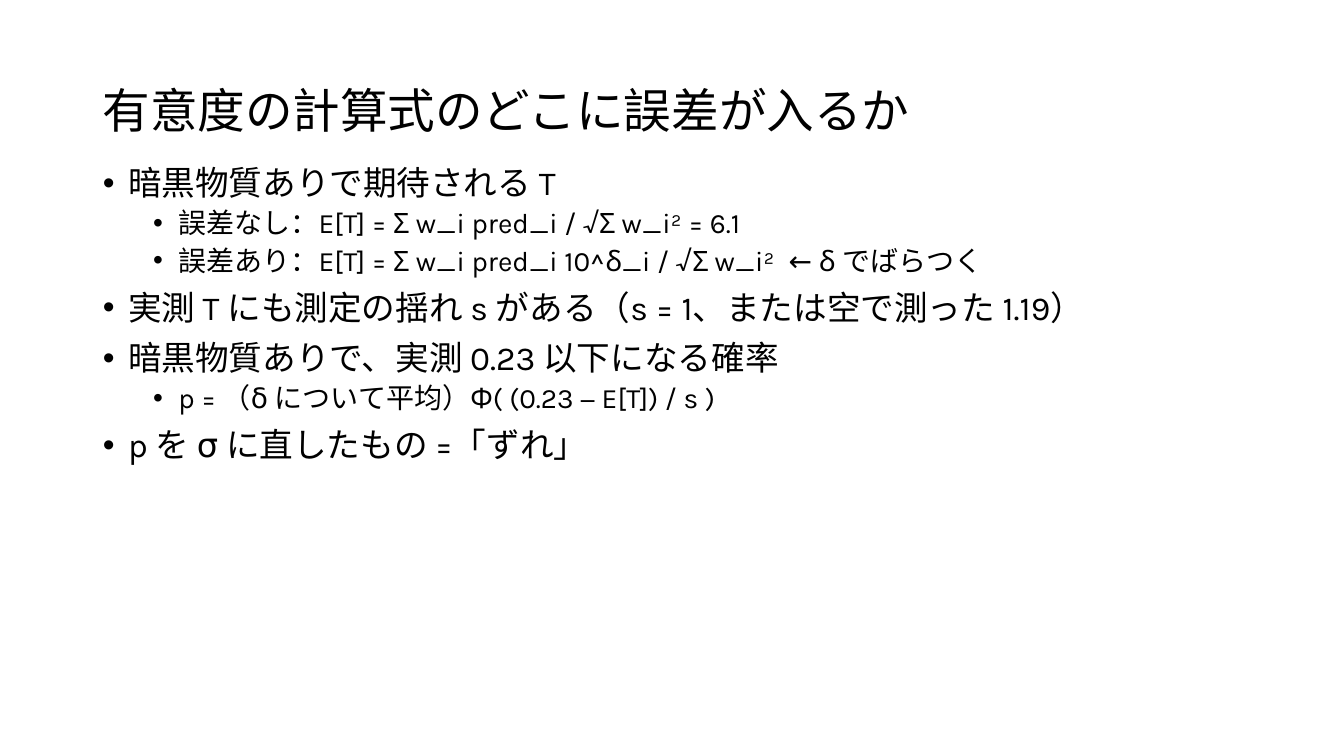
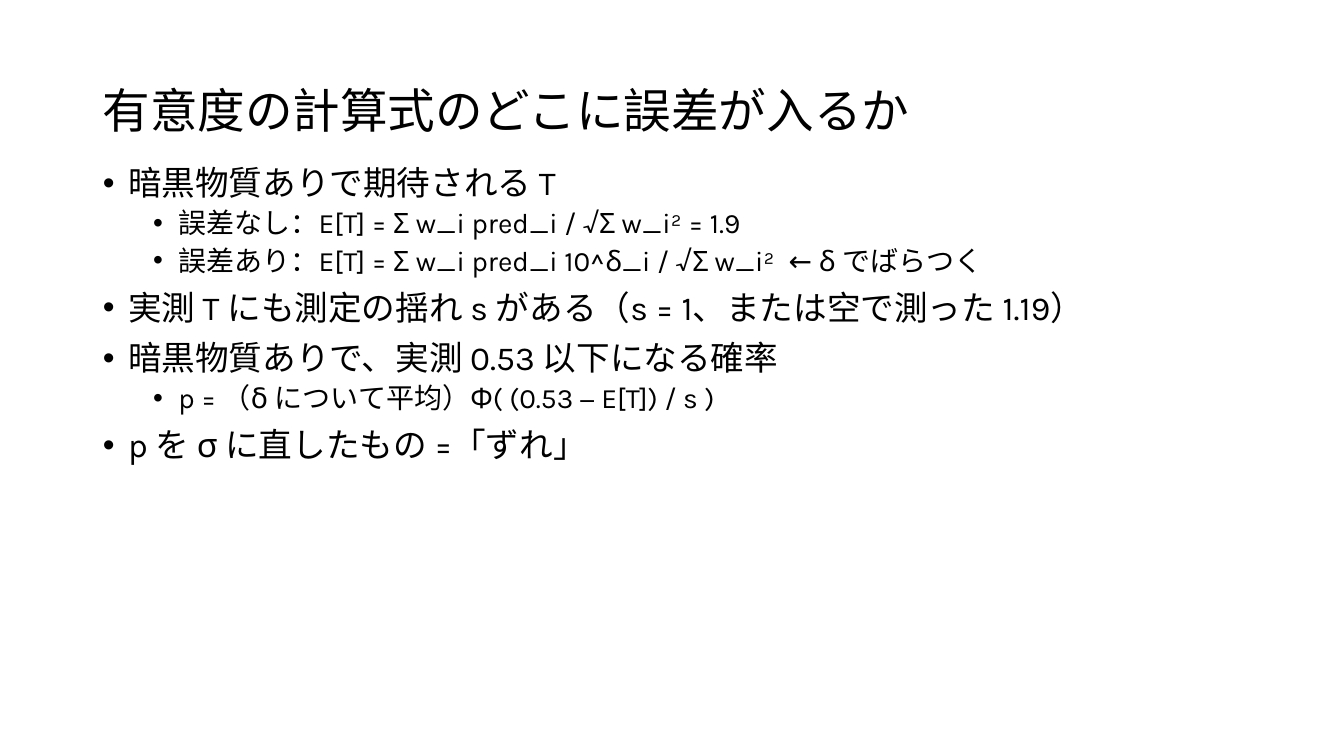
Before and after one commit to Mikann20041029/darkmatter-slides, a slide deck: slide 44 of slides/2026-10-03_研究進捗報告_claude_夕方版.pptx. Drawn at 1344x756 pixels with LibreOffice and Linux fonts; fonts in the diff are those of the drawing. Boxes give left, top, right and bottom in pixels: in the first picture for what was removed or moved away, otherwise in the second. Text is boxed around its words. In the diff, an @@ line names an element or a change of style, - is before the commit and + after.

```diff
--- a/slides/2026-10-03_研究進捗報告_claude_夕方版.pptx
+++ b/slides/2026-10-03_研究進捗報告_claude_夕方版.pptx
@@ text at (x1=178, y1=209, x2=740, y2=240): text changed @@
-  • 誤差なし：E[T] = Σ w_i pred_i / √Σ w_i² = 6.1
+  • 誤差なし：E[T] = Σ w_i pred_i / √Σ w_i² = 1.9
@@ text at (x1=128, y1=341, x2=778, y2=415): text changed @@
-• 暗黒物質ありで、実測 0.23 以下になる確率
-  • p = （δ について平均）Φ( (0.23 − E[T]) / s )
+• 暗黒物質ありで、実測 0.53 以下になる確率
+  • p = （δ について平均）Φ( (0.53 − E[T]) / s )
```
Also in this commit, not shown: 6 other slides changed.
